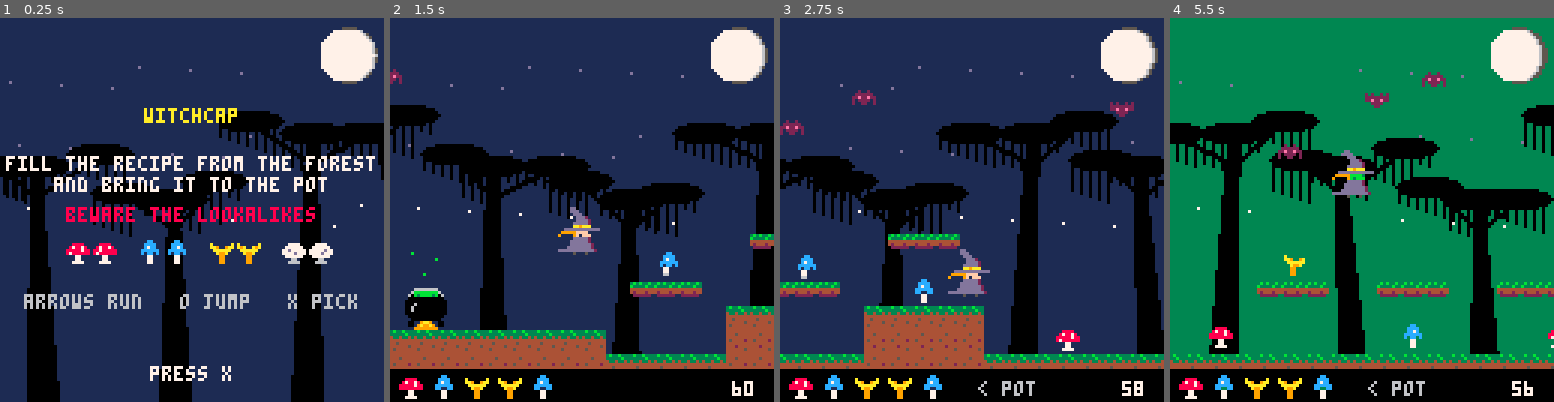
Above: before the commit, frames 1-4 (left to right).
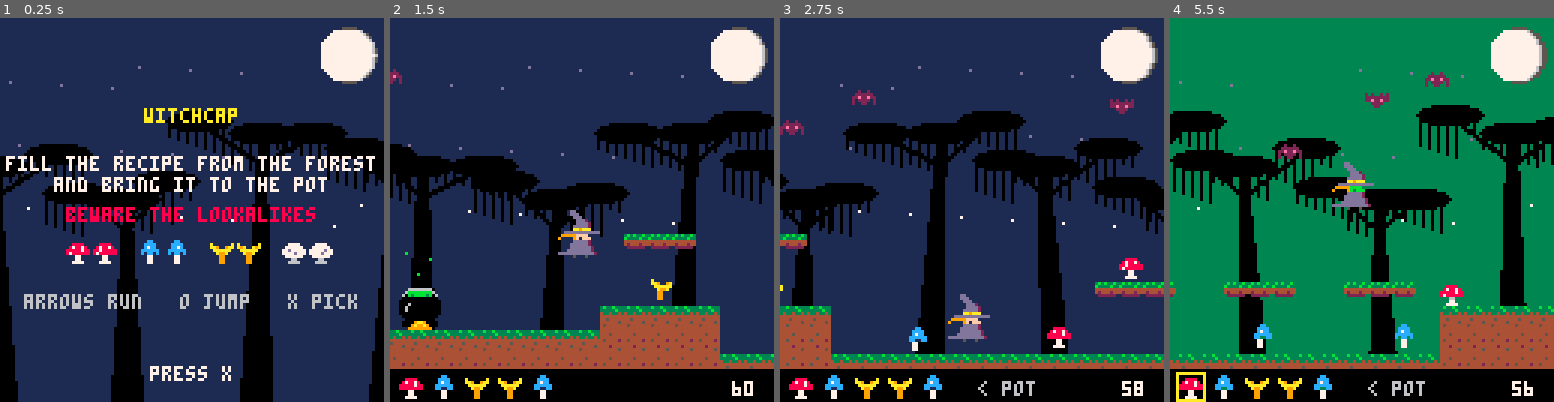
Above: after the commit, the same moments.

Repository: drachis/carts
Game: PICO-8 cartridge proj/witchcap/tests/test_boot.p8
Two runs of this game, one before a commit and one after it. Both use one fixed random seed, a clock stepped at 60 frames per second and the inputs below.
Inputs:
- Up to frame 1 (0.25 s): no input
- Up to frame 2 (1.5 s): tap X (X key) at 0.33, 1.07 s; tap O (Z key) at 0.7 s
- Up to frame 3 (2.75 s): hold Right 1.6-2.1 s; tap O (Z key) at 1.7, 2.1, 2.5 s; tap X (X key) at 1.85 s; hold Up 2.15-2.42 s; hold Right from 2.47 s (still down)
- Up to frame 4 (5.5 s): tap O (Z key) every 0.4 s from 2.9 to 5.3 s; tap X (X key) at 2.97, 4.08, 5.2 s; release Right at 3.03 s; hold Left 3.08-3.58 s; hold Down 3.63-3.97 s; hold Right 4.02-4.68 s; hold Up 4.73-5.03 s; hold Left from 5.08 s (still down)

The runs differ from the first frame. In frame 1, 25% of the frame differs, in the area x 0-100%, y 24-100%; in frame 2, 29%; in frame 3, 33%, in the area x 0-100%, y 21-92%; in frame 4, 31%.

Commit message:
witchcap: the forest is a cylinder: no edges, the map wraps wherever it is read or drawn, mushrooms and the pot are found the short way round, the trees repeat once a lap, and there are 22 mushrooms (2811 tokens)
Co-Authored-By: Claude Opus 5.5 <noreply@anthropic.com>

Diff:
--- a/proj/witchcap/forest.lua
+++ b/proj/witchcap/forest.lua
@@ -28,7 +28,7 @@
    add(kinds,slot.kind)
   end
  end
- while #kinds<21 do
+ while #kinds<22 do
   local lookalike=(rnd(recipe).kind-1)\4*4+flr(rnd(4))+1
   if not wanted[lookalike] then add(kinds,lookalike) end
  end
@@ -45,7 +45,7 @@
     mset(column,row,row==top and 16 or 17)
    end
   end
-  if not clearing and first>0 and first<125 then
+  if not clearing and first<125 then
    local column,row=first+flr(rnd(5)),top
    if rnd()<0.5 then
     for branch=first+1,first+3 do mset(branch,top-3,18) end
@@ -56,8 +56,21 @@
  end
 end
 
+-- the forest is a cylinder: 128 columns round, and the same in both
+-- directions for ever. places are plain numbers that are never wrapped;
+-- only looking at the map wraps. 3840 is thirty times round, to keep the
+-- column positive.
+function tile_at(x,y)
+ return mget((x\8+3840)%128,y\8)
+end
+
 function ground_at(x,y)
- return fget(mget(x\8,y\8),0)
+ return fget(tile_at(x,y),0)
+end
+
+-- the copy of a place that is nearest the witch, whichever way round
+function near(x)
+ return x+flr((witch.x-x)/1024+0.5)*1024
 end
 
 -- the height of the ground's surface at x, in pixels down the screen
@@ -118,8 +131,12 @@
    pset(star*37%128,star*23%70,star%3==0 and 7 or 13)
   end
  end
- for tree=1,17 do
-  draw_tree(tree*44-30-camera_x\2,40+tree%3*11,tree)
+ -- trees at half the camera's speed, twelve of them to a lap of the
+ -- forest, so that going right round brings the same ones back
+ local scroll=camera_x/2
+ for tree=flr(scroll*3/128)-1,flr(scroll*3/128)+4 do
+  local seed=(tree%12+12)%12+1
+  draw_tree(tree*128/3-scroll,40+seed%3*11,seed)
  end
  -- three bats cross the sky, each at its own pace and height
  for bat=1,3 do
@@ -129,22 +146,26 @@
  end
 end
 
-function draw_forest()
- map()
+function draw_forest(camera_x)
+ -- the map twice over, for where the view crosses the join
+ local lap=flr(camera_x/1024)*1024
+ map(0,0,lap,0,128,16)
+ map(0,0,lap+1024,0,128,16)
  local cauldron_y=clearing_row*8-16
  -- the pot is drawn in grey and shown as black iron
  pal(5,0)
- spr(46,cauldron_x-8,cauldron_y,2,2)
+ local pot_x=near(cauldron_x)
+ spr(46,pot_x-8,cauldron_y,2,2)
  pal(5,5)
  -- the brew bubbles
  for bubble=0,2 do
   local rise=(t()*8+bubble*5)%12
-  pset(cauldron_x-5+bubble*4,cauldron_y+2-rise,11)
+  pset(pot_x-5+bubble*4,cauldron_y+2-rise,11)
  end
  for mushroom in all(mushrooms) do
   -- they dance, each on its own beat: a hop, and a lean on every other
   -- one. kind k is sprite 95+k, and its leaning step is the sprite below
   local beat=t()*2+mushroom.x/40
-  spr(95+mushroom.kind+beat%2\1*16,mushroom.x-4,mushroom.y-8-abs(sin(beat/2))*2)
+  spr(95+mushroom.kind+beat%2\1*16,near(mushroom.x)-4,mushroom.y-8-abs(sin(beat/2))*2)
  end
 end
--- a/proj/witchcap/main.lua
+++ b/proj/witchcap/main.lua
@@ -92,7 +92,7 @@
    rect(x-1,118,x+8,127,slot.state==1 and 10 or 11)
   end
  end
- local away=cauldron_x-witch.x
+ local away=near(cauldron_x)-witch.x
  if abs(away)>70 then
   print(away>0 and "pot >" or "< pot",66,121,6)
  end
@@ -134,14 +134,13 @@
   pal(1,3,1)
   camera_x+=sin(t()*2)*3
  end
- camera_x=mid(0,camera_x,896)
  cls(1)
  draw_backdrop(camera_x)
  draw_hut(camera_x)
  draw_moon(frames_left/60/level_seconds)
  -- the world is drawn `view_drop` pixels down the screen
  camera(camera_x,-view_drop)
- draw_forest()
+ draw_forest(camera_x)
  draw_witch()
  if message_frames>0 then
   print(message,witch.x-#message*2,witch.y-24,message_colour)
--- a/proj/witchcap/potion.lua
+++ b/proj/witchcap/potion.lua
@@ -38,7 +38,7 @@
 
 function pick_mushroom()
  for mushroom in all(mushrooms) do
-  if abs(mushroom.x-witch.x)<7 and abs(mushroom.y-witch.y)<10 then
+  if abs(near(mushroom.x)-witch.x)<7 and abs(mushroom.y-witch.y)<10 then
    local wanted=slot_in(0,mushroom.kind)
    if wanted then
     del(mushrooms,mushroom)
@@ -62,7 +62,7 @@
 
 -- at the cauldron the basket goes in; true once the recipe is complete
 function deliver()
- if abs(witch.x-cauldron_x)>12 or not witch.grounded then return end
+ if abs(witch.x-near(cauldron_x))>12 or not witch.grounded then return end
  local carried=slot_in(1)
  while slot_in(1) do slot_in(1).state=2 end
  if carried then
--- a/proj/witchcap/tests/test_forest.lua
+++ b/proj/witchcap/tests/test_forest.lua
@@ -32,7 +32,9 @@
  local reached,queue={[64*16+clearing_row]=true},{{64,clearing_row}}
  while #queue>0 do
   local here=deli(queue)
-  for column=max(here[1]-1),min(here[1]+1,127) do
+  for step=-1,1 do
+   -- round the join as well
+   local column=(here[1]+step+128)%128
    for row in all(stands[column]) do
     if row>=here[2]-3 and not reached[column*16+row] then
      reached[column*16+row]=true
@@ -80,7 +82,7 @@
  if #recipe!=5 then
   printh("error: seed "..seed.." has a recipe of "..#recipe)
  end
- if #mushrooms!=21 then
+ if #mushrooms!=22 then
   printh("error: seed "..seed.." has "..#mushrooms.." mushrooms")
  end
 end
@@ -99,7 +101,7 @@
   for kind=1,16 do
    if seen_kinds[kind] then kinds_seen+=1 end
   end
-  printh(lookalikes/seed.." lookalikes in each forest of 21; "..kinds_seen.." of the 16 kinds grew somewhere")
+  printh(lookalikes/seed.." lookalikes in each forest of 22; "..kinds_seen.." of the 16 kinds grew somewhere")
   -- the left half of one forest, a screen at a time. the witch is
   -- only moved sideways to carry the camera, so she may hang in the air
   make_forest(7)
--- a/proj/witchcap/tests/test_witch.lua
+++ b/proj/witchcap/tests/test_witch.lua
@@ -93,6 +93,29 @@
   end,
   check=function()
    return witch.x-cauldron_x<45,"went "..witch.x-cauldron_x.." pixels in a second"
+  end,
+ },
+ {
+  name="the world goes round: she runs left past its edge on solid ground",
+  buttons={0},frames=600,
+  setup=arena,
+  check=function()
+   return witch.x<-150 and witch.y==96 and bare_frames==0,
+    "at "..witch.x..","..witch.y..", "..bare_frames.." frames without ground drawn under her"
+  end,
+ },
+ {
+  name="a mushroom a lap away is the same mushroom",
+  buttons={},frames=1,
+  setup=function()
+   arena()
+   recipe={{kind=1,state=0}}
+   add(mushrooms,{x=1000,y=96,kind=1})
+   witch.x=-24
+   pick_mushroom()
+  end,
+  check=function()
+   return recipe[1].state==1 and #mushrooms==0,"slot state "..recipe[1].state
   end,
  },
  {
--- a/proj/witchcap/witch.lua
+++ b/proj/witchcap/witch.lua
@@ -25,7 +25,7 @@
   w.facing=direction
   w.vx=mid(-top_speed,w.vx+direction*run_accel,top_speed)
  end
- local new_x=mid(4,w.x+w.vx,1019)
+ local new_x=w.x+w.vx
  if ground_at(new_x+sgn(w.vx)*3,w.y-1) then
   w.vx=0
  else
@@ -51,7 +51,7 @@
  w.grounded=false
  if w.vy>=0 then
   for side=-2,2,4 do
-   local tile=mget((w.x+side)\8,w.y\8)
+   local tile=tile_at(w.x+side,w.y)
    local tile_top=w.y\8*8
    if fget(tile,0) or fget(tile,1) and old_y<=tile_top then
     w.y,w.vy,w.grounded=tile_top,0,true
